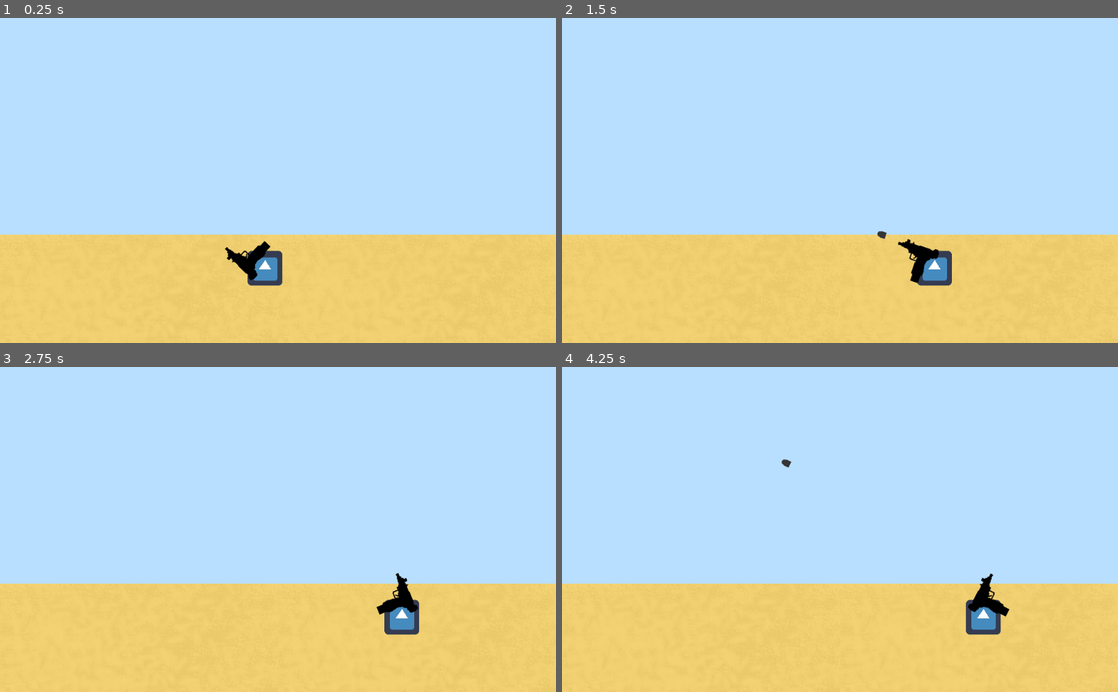
Above: before the commit, frames 1-4 (two rows, left to right).
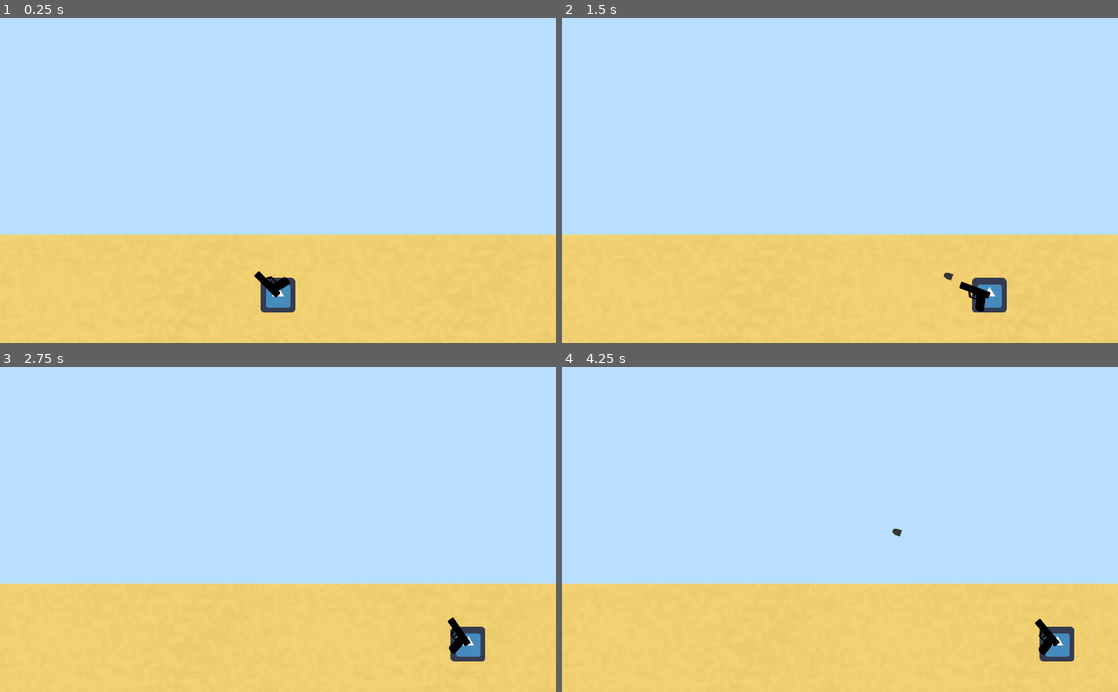
Above: after the commit, the same moments.

Repository: MiningCow/Seaskull
Game: Godot game, scene res://Scenes/World.tscn
Same seed, same stepped clock (60 frames per second), same inputs: the game is played once before the commit and once after it. The engine's default icon, where the game draws it, is replaced by a stand-in: a white triangle on a blue panel in a dark square.
Inputs (mouse positions are in pixels of both pictures, inside the frame that each line leads up to):
- Up to frame 1 (0.25 s): no input
- Up to frame 2 (1.5 s): tap Enter at 0.5 s; move the mouse to (962, 164) at 0.52 s; hold D (move_right) 0.53-1.28 s; click (962, 164) at 0.67 s; move the mouse to (728, 196) at 1.27 s; hold A (move_left) from 1.28 s (still down); click (728, 196) at 1.42 s
- Up to frame 3 (2.75 s): move the mouse to (333, 458) at 2.02 s; release A (move_left) at 2.03 s; hold D (move_right) from 2.03 s (still down); click (333, 458) at 2.17 s
- Up to frame 4 (4.25 s): move the mouse to (812, 594) at 2.77 s; click (812, 594) at 2.92 s; move the mouse to (1006, 578) at 3.52 s; release D (move_right) at 3.53 s; hold A (move_left) from 3.53 s (still down); click (1006, 578) at 3.67 s

The runs differ from the first frame. In frame 1, 1.5% of the frame differs, in the area x 40-54%, y 68-91%; in frame 2, 1.6%; in frame 3, 1.6%; in frame 4, 1.7%, in the area x 39-93%, y 28-91%.

Commit message:
entity base

Diff:
--- /dev/null
+++ b/Scenes/Attacks/AttackBase.tscn
@@ -0,0 +1,16 @@
+[gd_scene load_steps=2 format=2]
+
+[ext_resource path="res://Scripts/Attacks/AttackBase.gd" type="Script" id=1]
+
+[node name="Attack" type="Sprite"]
+script = ExtResource( 1 )
+
+[node name="Hitbox" type="Area2D" parent="."]
+
+[node name="CollisionShape2D" type="CollisionShape2D" parent="Hitbox"]
+
+[node name="Timer" type="Timer" parent="."]
+one_shot = true
+autostart = true
+
+[connection signal="timeout" from="Timer" to="." method="die"]
--- a/Scenes/Attacks/Bullet.tscn
+++ b/Scenes/Attacks/Bullet.tscn
@@ -1,23 +1,16 @@
 [gd_scene load_steps=4 format=2]
 
 [ext_resource path="res://Assets/bullet.png" type="Texture" id=1]
-[ext_resource path="res://Scripts/Bullet.gd" type="Script" id=2]
+[ext_resource path="res://Scenes/Attacks/ProjectileBase.tscn" type="PackedScene" id=2]
 
 [sub_resource type="RectangleShape2D" id=1]
-extents = Vector2( 6, 8 )
+extents = Vector2( 8, 6 )
 
-[node name="Bullet" type="Area2D"]
-script = ExtResource( 2 )
+[node name="Bullet" instance=ExtResource( 2 )]
+texture = ExtResource( 1 )
+lifetime = 10.0
+damage = 2
 speed = 1000
 
-[node name="CollisionShape2D" type="CollisionShape2D" parent="."]
+[node name="CollisionShape2D" parent="Hitbox" index="0"]
 shape = SubResource( 1 )
-
-[node name="Sprite" type="Sprite" parent="."]
-texture = ExtResource( 1 )
-
-[node name="Timer" type="Timer" parent="."]
-wait_time = 5.0
-autostart = true
-
-[connection signal="timeout" from="Timer" to="." method="die"]
--- /dev/null
+++ b/Scenes/Attacks/ProjectileBase.tscn
@@ -0,0 +1,7 @@
+[gd_scene load_steps=3 format=2]
+
+[ext_resource path="res://Scenes/Attacks/AttackBase.tscn" type="PackedScene" id=1]
+[ext_resource path="res://Scripts/Attacks/ProjectileBase.gd" type="Script" id=2]
+
+[node name="ProjectileBase" instance=ExtResource( 1 )]
+script = ExtResource( 2 )
--- /dev/null
+++ b/Scenes/Combat/Hitbox.tscn
@@ -0,0 +1,5 @@
+[gd_scene format=2]
+
+[node name="Hitbox" type="Area2D"]
+
+[node name="CollisionShape2D" type="CollisionShape2D" parent="."]
--- /dev/null
+++ b/Scenes/Combat/Hurtbox.tscn
@@ -0,0 +1,5 @@
+[gd_scene format=2]
+
+[node name="Hurtbox" type="Area2D"]
+
+[node name="CollisionShape2D" type="CollisionShape2D" parent="."]
--- /dev/null
+++ b/Scenes/Entities/EntityBase.tscn
@@ -0,0 +1,11 @@
+[gd_scene load_steps=3 format=2]
+
+[ext_resource path="res://Scripts/Entities/EntityBase.gd" type="Script" id=1]
+[ext_resource path="res://Scenes/Combat/Hurtbox.tscn" type="PackedScene" id=2]
+
+[node name="EntityBase" type="Sprite"]
+script = ExtResource( 1 )
+
+[node name="Hurtbox" parent="." instance=ExtResource( 2 )]
+
+[editable path="Hurtbox"]
--- /dev/null
+++ b/Scenes/Entities/Player.tscn
@@ -0,0 +1,21 @@
+[gd_scene load_steps=6 format=2]
+
+[ext_resource path="res://Scenes/Entities/EntityBase.tscn" type="PackedScene" id=1]
+[ext_resource path="res://Scripts/Entities/Player.gd" type="Script" id=2]
+[ext_resource path="res://icon.png" type="Texture" id=3]
+[ext_resource path="res://Scenes/Weapons/Gun1.tscn" type="PackedScene" id=4]
+
+[sub_resource type="RectangleShape2D" id=1]
+extents = Vector2( 32, 32 )
+
+[node name="Player" instance=ExtResource( 1 )]
+texture = ExtResource( 3 )
+script = ExtResource( 2 )
+speed = 500
+
+[node name="Weapon" parent="." index="0" instance=ExtResource( 4 )]
+
+[node name="CollisionShape2D" parent="Hurtbox" index="0"]
+shape = SubResource( 1 )
+
+[editable path="Hurtbox"]
--- a/Scenes/Weapons/Gun1.tscn
+++ b/Scenes/Weapons/Gun1.tscn
@@ -7,12 +7,11 @@
 
 [node name="Weapon" instance=ExtResource( 1 )]
 attack = ExtResource( 4 )
+cooldown = 0.25
+spread = 0.1
 
 [node name="AttackStart" parent="." index="0"]
 position = Vector2( 57, 0 )
-
-[node name="Timer" parent="." index="1"]
-wait_time = 0.25
 
 [node name="Sprite" parent="." index="2"]
 position = Vector2( 27, 5 )
--- a/Scenes/Weapons/Gun2.tscn
+++ b/Scenes/Weapons/Gun2.tscn
@@ -7,12 +7,11 @@
 
 [node name="Weapon" instance=ExtResource( 1 )]
 attack = ExtResource( 2 )
+cooldown = 0.1
+spread = 0.3
 
 [node name="AttackStart" parent="." index="0"]
 position = Vector2( 79, -23 )
-
-[node name="Timer" parent="." index="1"]
-wait_time = 0.15
 
 [node name="Sprite" parent="." index="2"]
 position = Vector2( 33, 0 )
--- a/Scenes/Weapons/WeaponBase.tscn
+++ b/Scenes/Weapons/WeaponBase.tscn
@@ -8,7 +8,6 @@
 [node name="AttackStart" type="Position2D" parent="."]
 
 [node name="Timer" type="Timer" parent="."]
-one_shot = true
 
 [node name="Sprite" type="Sprite" parent="."]
 
--- a/Scenes/World.tscn
+++ b/Scenes/World.tscn
@@ -1,7 +1,7 @@
 [gd_scene load_steps=3 format=2]
 
 [ext_resource path="res://Assets/sand.png" type="Texture" id=1]
-[ext_resource path="res://Scenes/Player.tscn" type="PackedScene" id=2]
+[ext_resource path="res://Scenes/Entities/Player.tscn" type="PackedScene" id=2]
 
 [node name="World" type="Node2D"]
 
@@ -13,3 +13,4 @@
 stretch_mode = 2
 
 [node name="Player" parent="." instance=ExtResource( 2 )]
+position = Vector2( 512, 512 )
--- /dev/null
+++ b/Scripts/Attacks/AttackBase.gd
@@ -0,0 +1,10 @@
+extends Sprite
+
+export(int) var damage
+export(Vector2) var direction = Vector2.ZERO
+
+func _ready():
+	rotation = direction.angle()
+
+func die():
+	queue_free()
--- /dev/null
+++ b/Scripts/Attacks/ProjectileBase.gd
@@ -0,0 +1,6 @@
+extends "res://Scripts/Attacks/AttackBase.gd"
+
+export(int) var speed
+
+func _process(delta):
+	position += direction * speed * delta
--- a/Scripts/Bullet.gd
+++ /dev/null
@@ -1,13 +0,0 @@
-extends Area2D
-
-export(int) var speed
-export(Vector2) var direction = Vector2.ZERO
-
-func _ready():
-	$Sprite.rotation = direction.angle()
-
-func _process(delta):
-	position += direction * speed * delta
-
-func die():
-	queue_free()
--- /dev/null
+++ b/Scripts/Entities/EntityBase.gd
@@ -0,0 +1,16 @@
+extends Sprite
+
+export(int) var speed = 1000
+export(int) var strength
+var health: int
+var movement: Vector2
+
+func _physics_process(delta):
+	main(delta)
+	if movement: move()
+
+func main(delta):
+	pass
+
+func move():
+	position += movement
--- /dev/null
+++ b/Scripts/Entities/Player.gd
@@ -0,0 +1,11 @@
+extends "res://Scripts/Entities/EntityBase.gd"
+
+signal player_moved
+#signal player_moved(direction)
+
+func main(delta):
+	movement.x = (Input.get_action_strength("move_right") - Input.get_action_strength("move_left")) * speed * delta
+
+func move():
+	emit_signal("player_moved")
+	.move()
--- a/Scripts/Gun1.gd
+++ /dev/null
@@ -1,47 +0,0 @@
-extends Position2D
-
-onready var sprite = $Sprite
-onready var timer = $Timer
-onready var sound = $Sound
-
-var bullet = preload("res://Scenes/Bullet.tscn")
-var shooting: bool
-var can_shoot: bool = true
-
-func _ready():
-	owner.connect("player_moved", self, "_on_Player_move")
-	look_at(get_viewport().get_mouse_position())
-
-func _input(event):
-	if event is InputEventMouseMotion:
-		look_at_mouse()
-	if event is InputEventMouseButton && event.button_index == 1:
-		shooting = event.pressed
-
-func _process(delta):
-	if shooting && can_shoot: shoot()
-
-func shoot():
-	sound.play()
-	var direction = global_position.direction_to(get_viewport().get_mouse_position())
-	var new_bullet = bullet.instance()
-	new_bullet.direction = direction
-	new_bullet.position = global_position + direction * 50
-	$Projectiles.add_child(new_bullet)
-	can_shoot = false
-	timer.start()
-
-func _on_Timer_timeout():
-	can_shoot = true
-
-func look_at_mouse():
-	var mouse = get_viewport().get_mouse_position()
-
-	if mouse.x > global_position.x:
-		scale.y = 1
-	else:
-		scale.y = -1
-	look_at(mouse)
-
-func _on_Player_move():
-	look_at_mouse()
--- a/Scripts/Weapons/WeaponBase.gd
+++ b/Scripts/Weapons/WeaponBase.gd
@@ -7,11 +7,14 @@
 export(PackedScene) var attack
 export(int) var damage
 export(float) var cooldown
+export(float) var spread
 
 var shooting: bool
 var can_shoot: bool = true
+var rng = RandomNumberGenerator.new()
 
 func _ready():
+	rng.randomize()
 	timer.wait_time = cooldown
 	owner.connect("player_moved", self, "_on_Player_move")
 	look_at(get_viewport().get_mouse_position())
@@ -26,12 +29,18 @@
 	if shooting && can_shoot: shoot()
 
 func shoot():
+	sound.pitch_scale = rng.randf_range(0.9, 1.1)
 	sound.play()
+#	create bullet
+	var new_attack = attack.instance()
+#	set props
 	var direction = global_position.direction_to(get_viewport().get_mouse_position())
-	var new_attack = attack.instance()
+	if spread: direction = direction.rotated(rng.randf_range(-spread, spread))
 	new_attack.direction = direction
 	new_attack.position = attack_start.global_position
+	new_attack.damage += damage
 	$Attacks.add_child(new_attack)
+#	cooldown
 	can_shoot = false
 	timer.start()
 
@@ -50,4 +59,4 @@
 func _on_Player_move():
 	look_at_mouse()
 
-#todo: random pitch shots, spread, base entity, state machine, effects
+#todo: base entity, state machine, effects
--- a/project.godot
+++ b/project.godot
@@ -16,7 +16,11 @@
 
 [display]
 
+window/size/test_width=2048
+window/size/test_height=1200
 mouse_cursor/custom_image="res://Assets/scrosshair.png"
+window/stretch/mode="2d"
+window/stretch/aspect="keep"
 
 [input]
 
